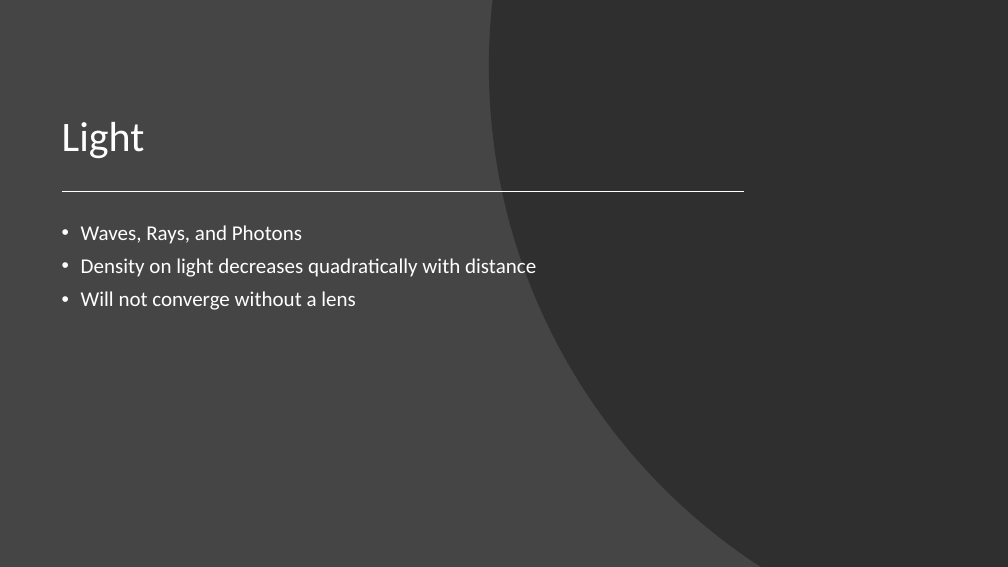
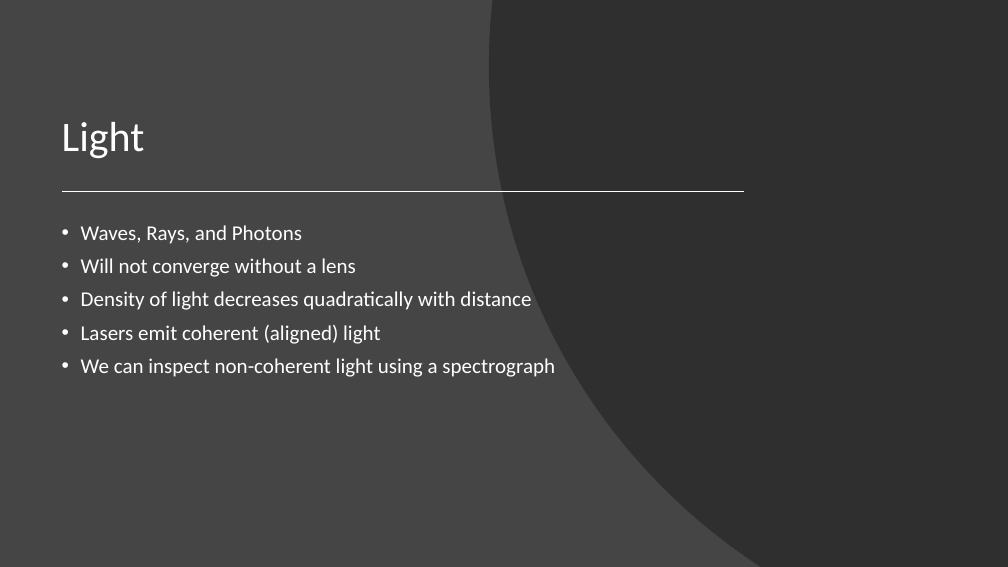
Before and after one commit to beck-peterson/cg2, a slide deck: slide 6 of Computer Graphics Chapter 4 Presentation.pptx. Drawn at 1008x567 pixels with LibreOffice and Linux fonts; fonts in the diff are those of the drawing. Boxes give left, top, right and bottom in pixels: in the first picture for what was removed or moved away, otherwise in the second. Text is boxed around its words. In the diff, an @@ line names an element or a change of style, - is before the commit and + after.

```diff
--- a/Computer Graphics Chapter 4 Presentation.pptx
+++ b/Computer Graphics Chapter 4 Presentation.pptx
@@ text at bbox=[81, 258, 536, 277]: paragraph removed @@
-• Density on light decreases quadratically with distance
@@ text at bbox=[81, 291, 555, 377]: paragraphs added @@
+• Density of light decreases quadratically with distance
+• Lasers emit coherent (aligned) light
+• We can inspect non-coherent light using a spectrograph
```
Also in this commit, not shown: 1 other slide changed, 1 slide removed.
